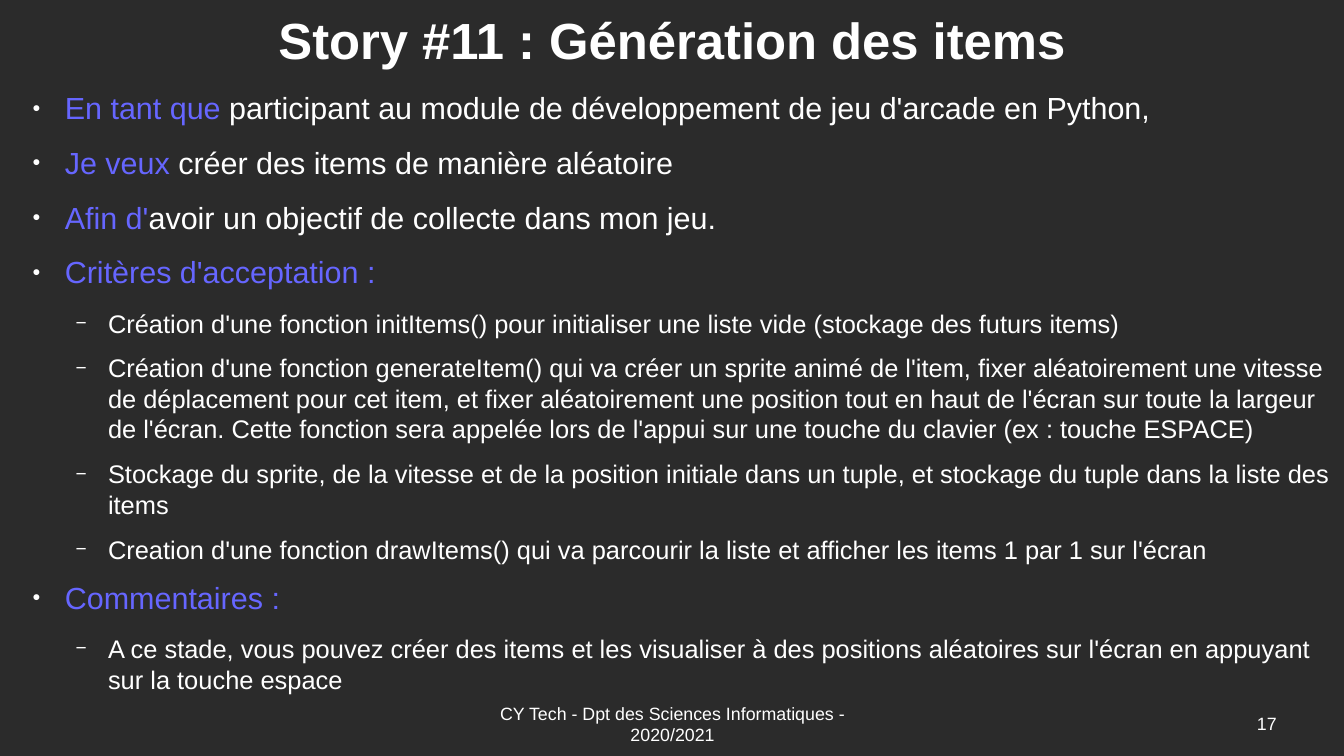
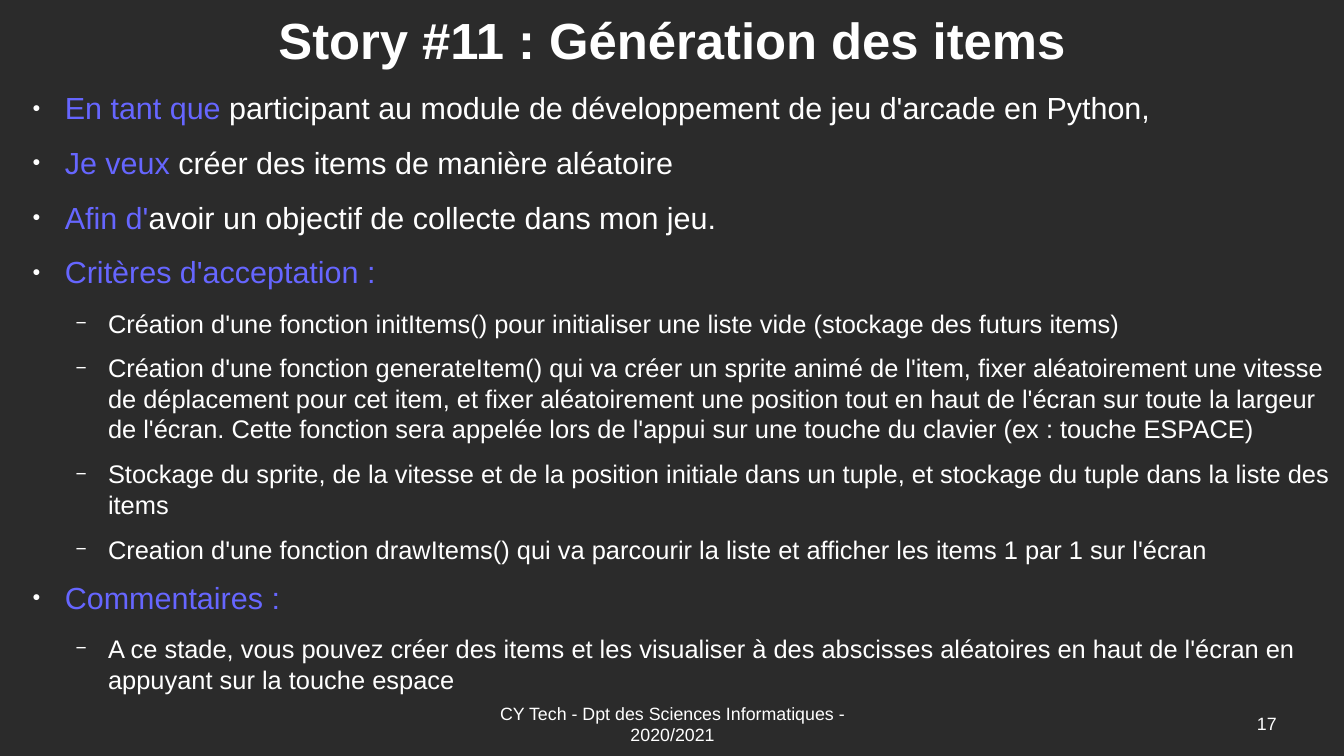
Before and after one commit to Romuald78/pyArcade, a slide deck: slide 17 of doc/UE_Libre_Jeu_Arcade_Stories.odp. Drawn at 1344x756 pixels with LibreOffice and Linux fonts; fonts in the diff are those of the drawing; background and template pictures are left out; a plain dark background stands for a picture behind light text. Boxes give left, top, right and bottom in pixels: in the first picture for what was removed or moved away, otherwise in the second. Text is boxed around its words. In the diff, an @@ line names an element or a change of style, - is before the commit and + after.

Commit message:
Story Documentation OK

```diff
--- a/doc/UE_Libre_Jeu_Arcade_Stories.odp
+++ b/doc/UE_Libre_Jeu_Arcade_Stories.odp
@@ text at bbox=[108, 639, 1294, 694]: text changed @@
-  − A ce stade, vous pouvez créer des items et les visualiser à des positions aléatoires sur l'écran en appuyant sur la touche espace
+  − A ce stade, vous pouvez créer des items et les visualiser à des abscisses aléatoires en haut de l'écran en appuyant sur la touche espace
```
Also in this commit, not shown: 13 other slides changed, 15 slides added, 3 other files.
